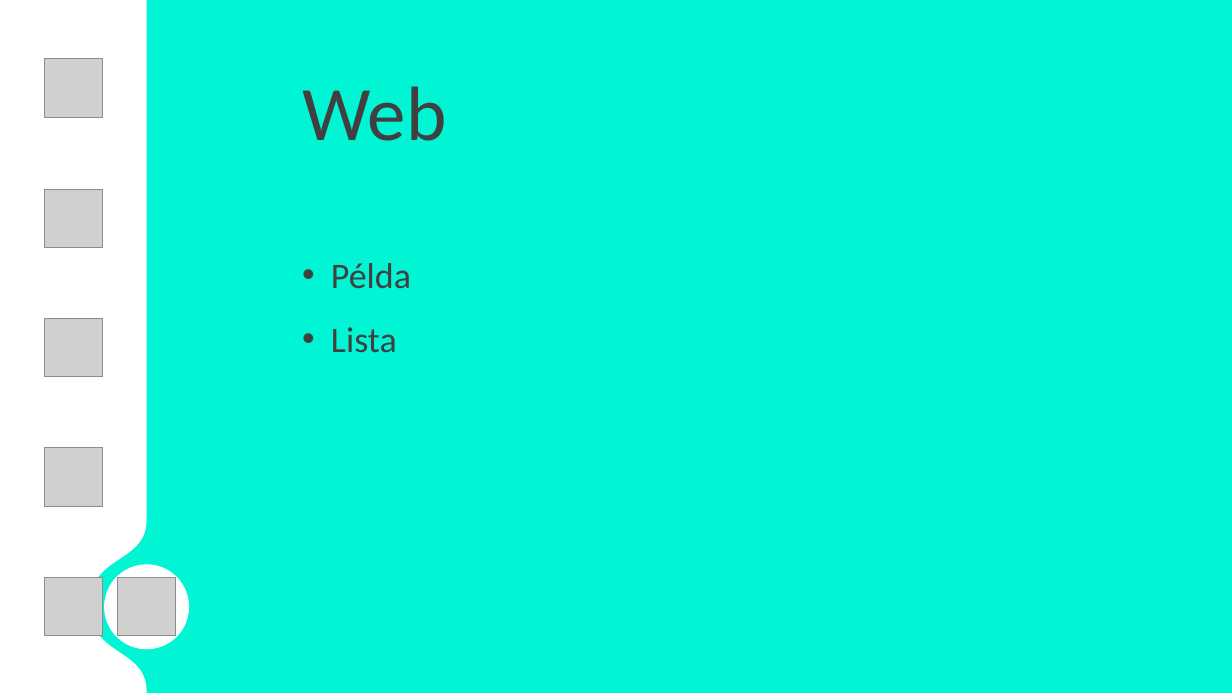
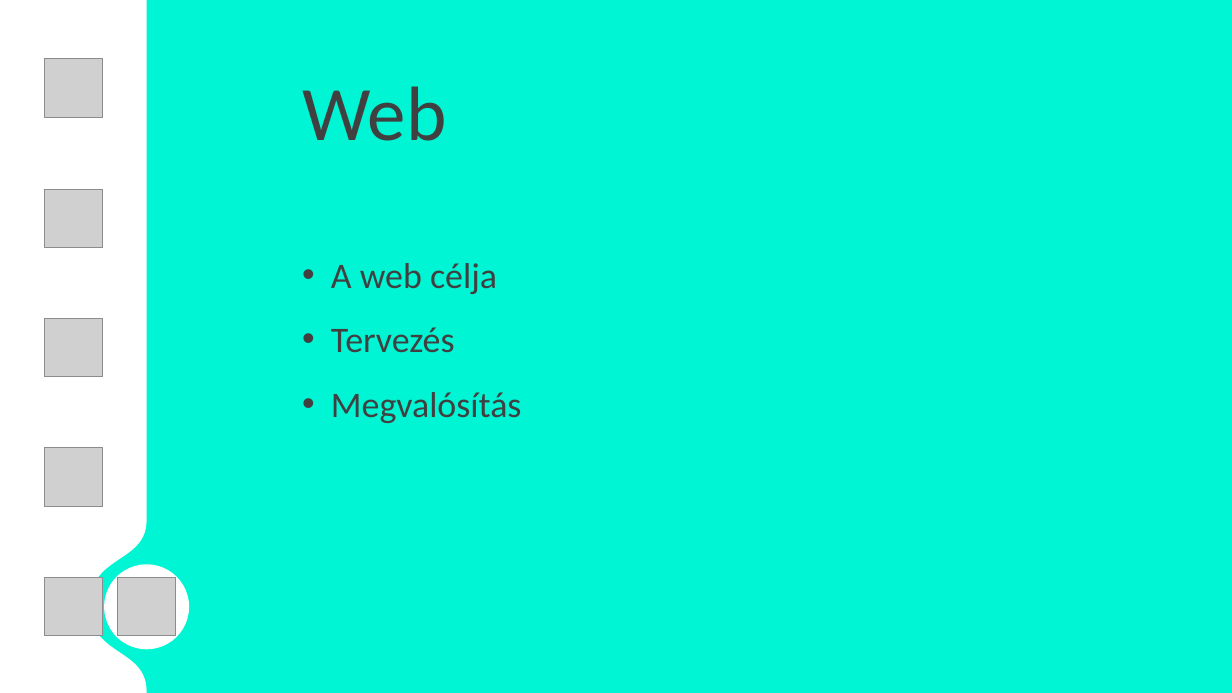
Before and after one commit to egri-richard/TurboNote, a slide deck: slide 20 of TNote_presentation.pptx. Drawn at 1232x693 pixels with LibreOffice and Linux fonts; fonts in the diff are those of the drawing; grey boxes stand for pictures; background and template pictures are left out. Boxes give left, top, right and bottom in pixels: in the first picture for what was removed or moved away, otherwise in the second. Text is boxed around its words. In the diff, an @@ line names an element or a change of style, - is before the commit and + after.

```diff
--- a/TNote_presentation.pptx
+++ b/TNote_presentation.pptx
@@ text at (331, 263, 522, 423): text changed @@
-• Példa
-• Lista
+• A web célja
+• Tervezés
+• Megvalósítás
```
Also in this commit, not shown: 3 slides added.
